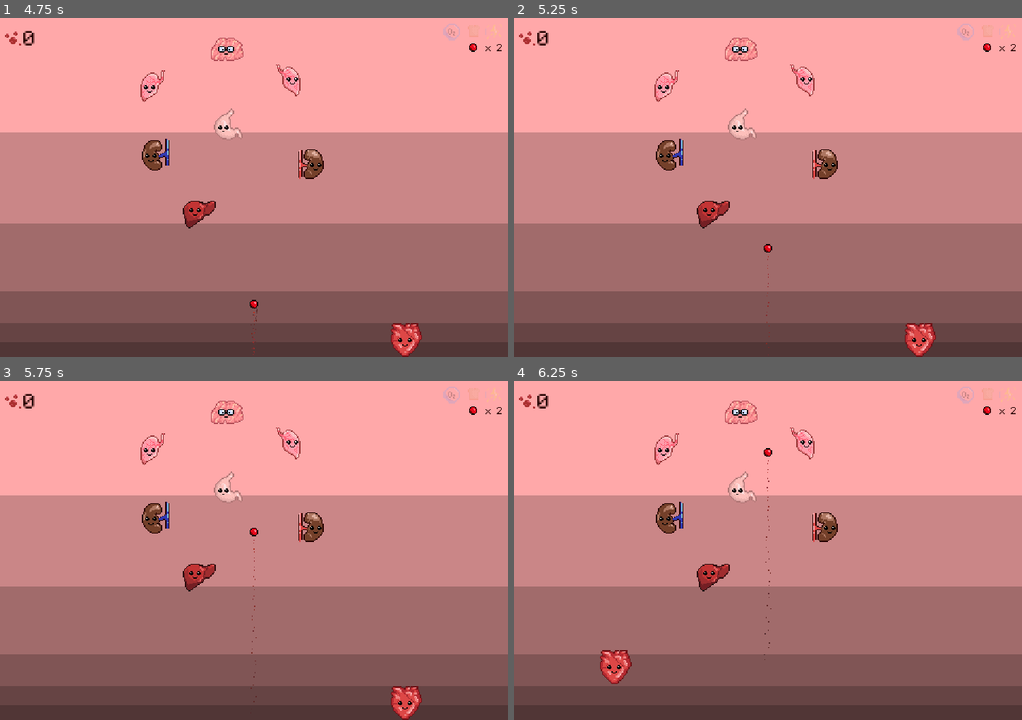
Above: before the commit, frames 1-4 (two rows, left to right).
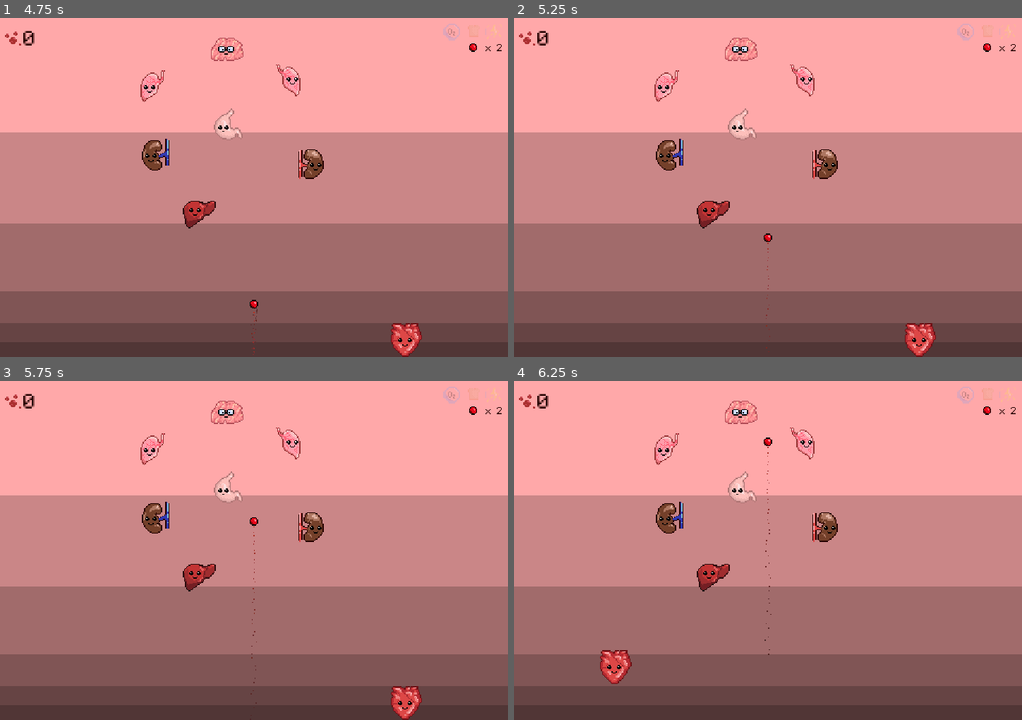
Above: after the commit, the same moments.

Repository: dmitriy-shmilo/arkabeat
Game: Godot game, scene res://screens/title/title.tscn
Two runs of this game, one before a commit and one after it. Both use one fixed random seed, a clock stepped at 60 frames per second and the inputs below. Sound files missing from this copy of the repository are replaced by a short silence.
Inputs (mouse positions are in pixels of both pictures, inside the frame that each line leads up to):
- Up to frame 1 (4.75 s): click "new game" at 0.5 s; tap Enter at 1.25, 2.75, 4.25 s; move the mouse to (365, 170) at 1.27 s; tap Space at 2, 3.5 s; move the mouse to (152, 204) at 2.02 s; move the mouse to (304, 112) at 2.77 s; move the mouse to (228, 255) at 3.52 s; move the mouse to (406, 238) at 4.27 s
- Up to frame 2 (5.25 s): tap Escape (pause) at 4.9 s; click "resume" at 5 s
- Up to frame 3 (5.75 s): no input
- Up to frame 4 (6.25 s): tap Space at 5.75 s; move the mouse to (615, 499) at 5.77 s

Frame 1 is identical in both runs. In frame 2, less than 0.1% of the frame differs, in the area x 49-51%, y 63-100%; in frame 3, 0.1%; in frame 4, 0.1%, in the area x 49-51%, y 16-83%.
Error in both runs: Trying to assign value of type 'AnimatedSprite' to a variable of type 'Sprite'. (res://bat/bat.gd:6)

Commit message:
Unpause game when escape is pressed

Diff:
--- a/screens/main/main.gd
+++ b/screens/main/main.gd
@@ -36,7 +36,15 @@
 	emit_signal("lives_changed", _lives)
 
 
-func _input(event):
+func _unhandled_key_input(event: InputEventKey):
+	if event.is_action_released("pause"):
+		get_tree().set_input_as_handled()
+		_settings.visible = true
+		get_tree().paused = true
+		Input.set_mouse_mode(Input.MOUSE_MODE_VISIBLE)
+
+
+func _unhandled_input(event: InputEvent):
 	if event is InputEventMouseMotion:
 		var position = (event as InputEventMouseMotion).position
 		position.y = clamp(_bat.position.y + event.relative.y, \
@@ -47,14 +55,8 @@
 		_bat.position = position
 		return
 
-	if event.is_action("pause"):
-		_settings.visible = true
-		get_tree().paused = true
-		Input.set_mouse_mode(Input.MOUSE_MODE_VISIBLE)
-
 
 func _on_Projectile_collided(other):
-
 	if other == _floor:
 		_lives -= 1
 		emit_signal("lives_changed", _lives)
--- a/screens/settings/settings.gd
+++ b/screens/settings/settings.gd
@@ -8,6 +8,13 @@
 func _ready():
 	_quit_button.visible = _quit_button.visible and not OS.has_feature("HTML5")
 	_load_settings()
+
+
+func _unhandled_key_input(event: InputEventKey):
+	if visible and event.is_action_released("pause"):
+		get_tree().set_input_as_handled()
+		emit_signal("back_pressed")
+
 
 func _load_settings():
 	_sfx_slider.value = PersistedSettings.sfx_volume
